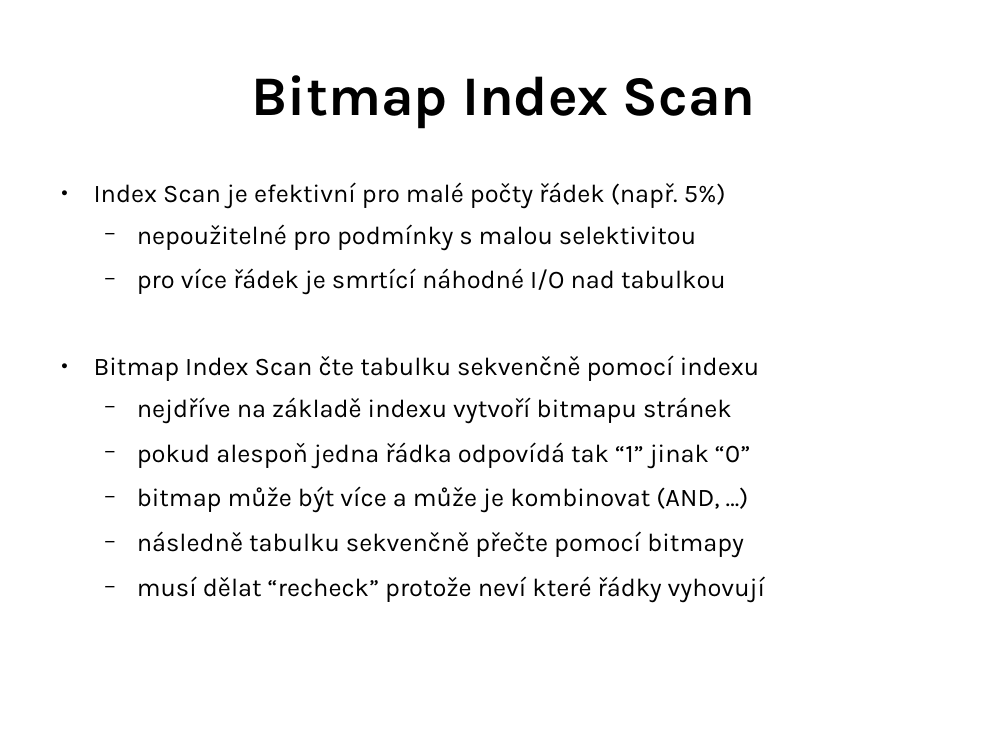
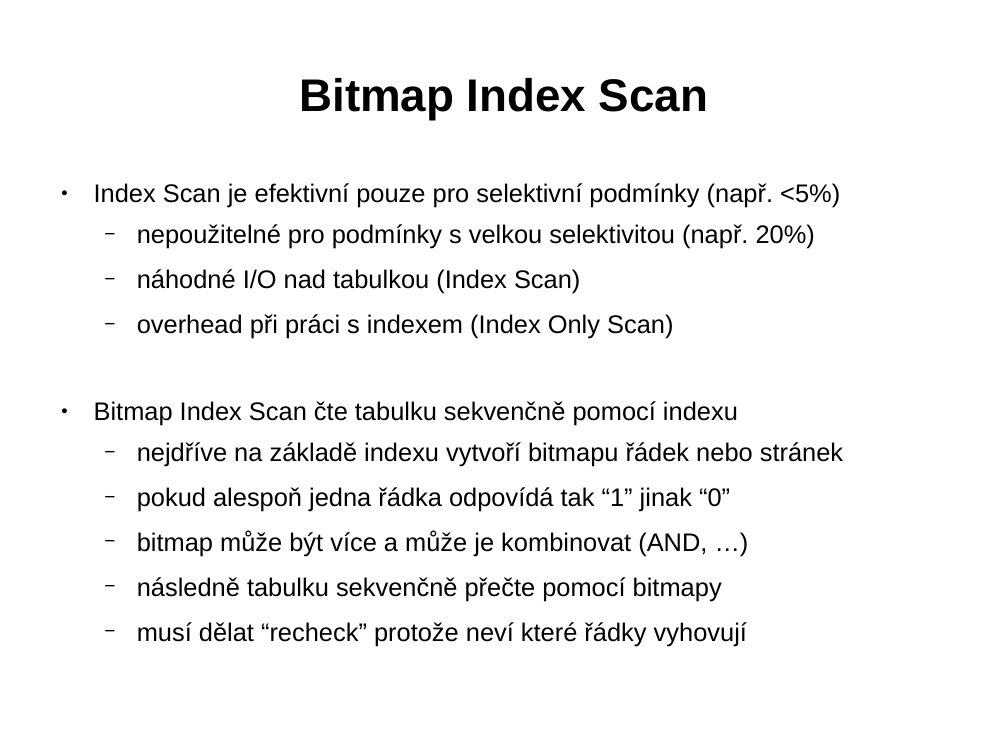
Before and after one commit to tvondra/explain_training, a slide deck: slide 43 of explain-training.odp (slide 32 before the commit). Drawn at 1008x756 pixels with LibreOffice and Linux fonts; fonts in the diff are those of the drawing. Boxes give left, top, right and bottom in pixels: in the first picture for what was removed or moved away, otherwise in the second. Text is boxed around its words. In the diff, an @@ line names an element or a change of style, - is before the commit and + after.

```diff
--- a/explain-training.odp
+++ b/explain-training.odp
@@ title "Bitmap Index Scan" at [299,78,708,120]: size 44 to 36 pt, font Karla to Arial @@
@@ text at [94,183,840,339]: text changed; font Karla to Arial @@
-● Index Scan je efektivní pro malé počty řádek (např. 5%)
-  − nepoužitelné pro podmínky s malou selektivitou
-  − pro více řádek je smrtící náhodné I/O nad tabulkou
+● Index Scan je efektivní pouze pro selektivní podmínky (např. <5%)
+  − nepoužitelné pro podmínky s velkou selektivitou (např. 20%)
+  − náhodné I/O nad tabulkou (Index Scan)
+  − overhead při práci s indexem (Index Only Scan)
@@ text at [94,401,747,646]: font Karla to Arial in "Bitmap Index Scan čte tabulku sekvenčně pomocí ...", "pokud alespoň jedna řádka odpovídá tak “1” ...", "bitmap může být více a může je ...", "následně tabulku sekvenčně přečte pomocí bitmapy" and 1 more places @@
@@ text at [137,442,843,467]: text changed; font Karla to Arial @@
-  − nejdříve na základě indexu vytvoří bitmapu stránek
+  − nejdříve na základě indexu vytvoří bitmapu řádek nebo stránek
```
Also in this commit, not shown: 75 other slides changed, 16 slides added.
